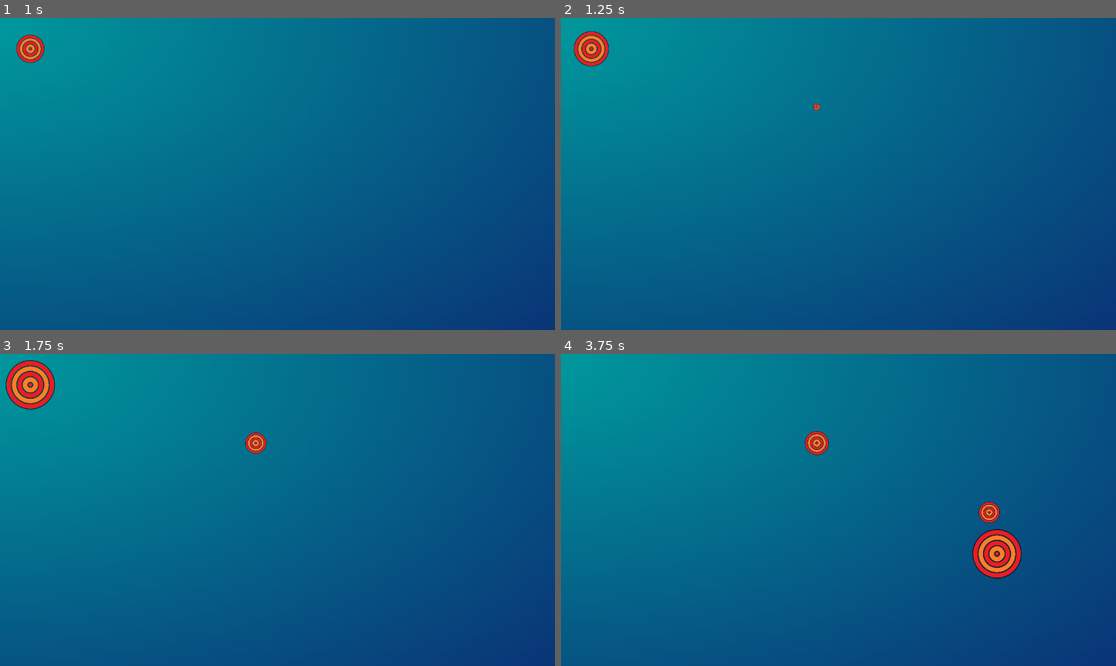
Above: before the commit, frames 1-4 (two rows, left to right).
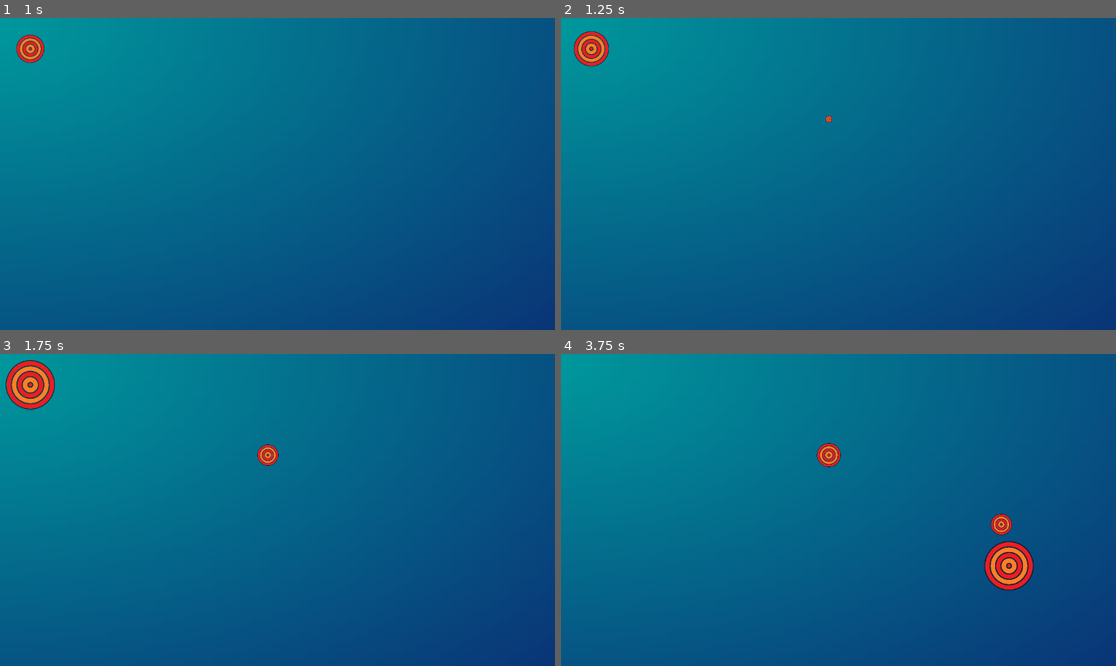
Above: after the commit, the same moments.

Repository: ScarsatoAndrea/AimTrainer
Game: Godot game, scene res://scenes/Game.tscn
The game is run twice, just before and just after one commit, with the same random seed, the same clock (stepped at 60 frames per second) and the same inputs.
Inputs (mouse positions are in pixels of both pictures, inside the frame that each line leads up to):
- Up to frame 1 (1 s): tap Enter at 0.5 s; move the mouse to (399, 158) at 0.52 s; click (399, 158) at 0.67 s
- Up to frame 2 (1.25 s): no input
- Up to frame 3 (1.75 s): move the mouse to (166, 525) at 1.27 s; click (166, 525) at 1.42 s
- Up to frame 4 (3.75 s): move the mouse to (894, 441) at 2.02 s; click (894, 441) at 2.17 s; move the mouse to (810, 572) at 2.77 s; click (810, 572) at 2.92 s; move the mouse to (1005, 556) at 3.52 s; click (1005, 556) at 3.67 s

Frame 1 is identical in both runs. In frame 2, less than 0.1% of the frame differs, in the area x 45-49%, y 27-34%; in frame 3, 0.4%; in frame 4, 2.3%, in the area x 43-86%, y 24-76%.

Commit message:
ok

Diff:
--- a/scenes/Game.gd
+++ b/scenes/Game.gd
@@ -15,8 +15,8 @@
 
 # Called every frame. 'delta' is the elapsed time since the previous frame.
 func _process(delta):
-	if time >= trashold and speed > 0:
-		speed -= 0.22
+	if time >= trashold and speed > 0.3:
+		speed -= 0.18
 		set_timer(speed)
 		time += 1
 		trashold += 7
@@ -38,11 +38,17 @@
 
 
 func _on_timer_timeout():
+	var pre_x = 0
+	var pre_y = 0
 	if can_start:
 		print("nato")
 		time += round($Timer.wait_time)
 		x = (random.randi() % 818) + 167
 		y = (random.randi() % 314) + 167
+		x = x if x <= pre_x + 30 and x >= pre_x - 10  else x + 25
+		y = y if y <= pre_y + 30 and  y >= pre_y - 10 else y + 25
+		pre_x = x
+		pre_y = y
 		var figa = element.instantiate()
 		figa.position = Vector2(x, y)
 		$Node.add_child(figa)
